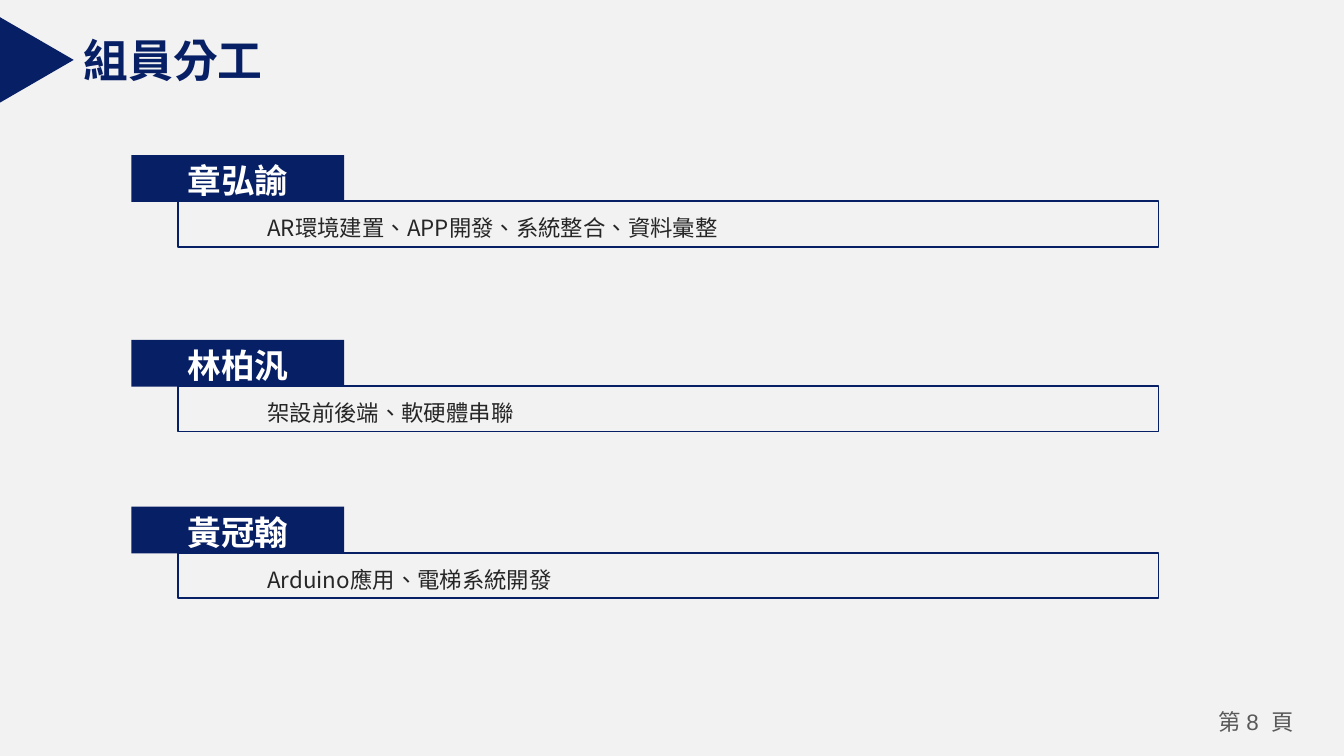
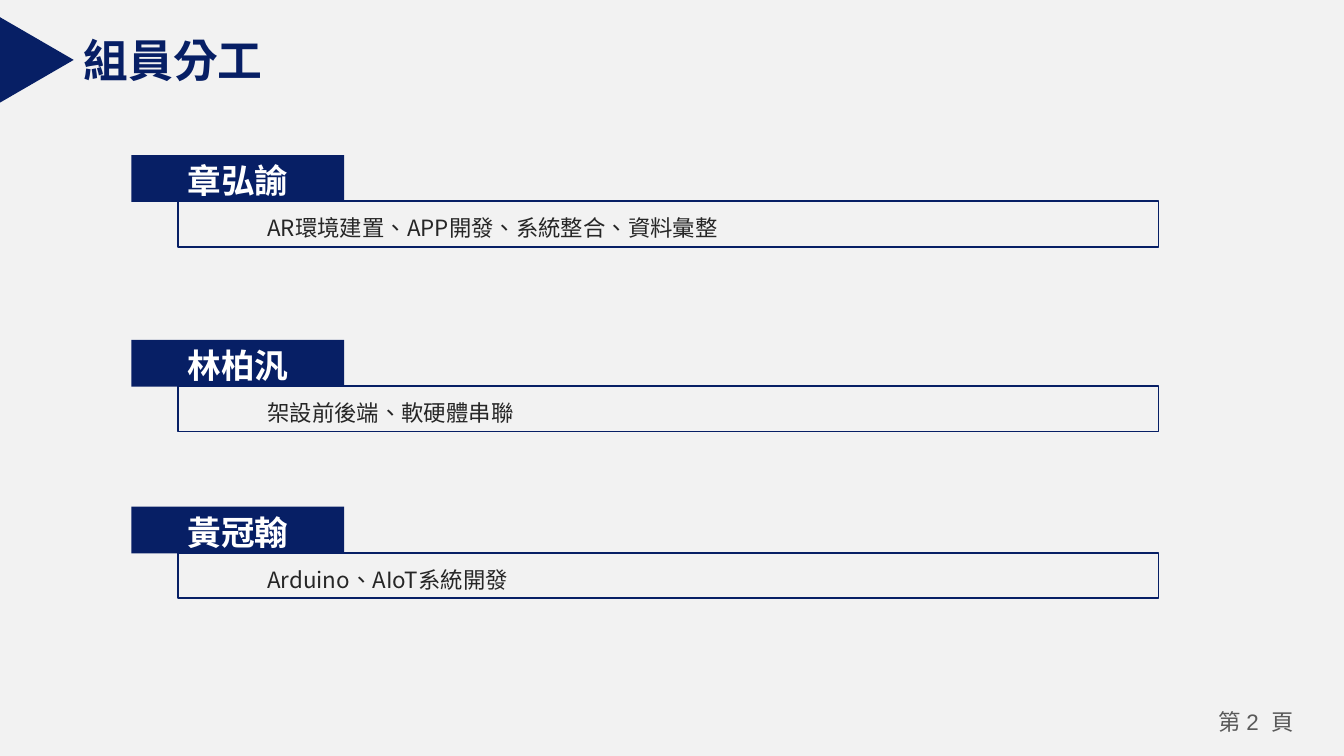
Before and after one commit to Johnnychang889/ARelevator, a slide deck: slide 2 of A16專題期末報告.pptx (slide 8 before the commit). Drawn at 1344x756 pixels with LibreOffice and Linux fonts; fonts in the diff are those of the drawing. Boxes give left, top, right and bottom in pixels: in the first picture for what was removed or moved away, otherwise in the second. Text is boxed around its words. In the diff, an @@ line names an element or a change of style, - is before the commit and + after.

```diff
--- a/A16專題期末報告.pptx
+++ b/A16專題期末報告.pptx
@@ text in rectangle at [267,569,508,590]: text changed @@
-Arduino應用、電梯系統開發
+Arduino、AIoT系統開發
@@ page number at [1219,711,1293,732]: text changed @@
-第 8 頁
+第 2 頁
```
Also in this commit, not shown: 4 other slides changed, 5 slides added, 3 slides removed, 1 other file.
